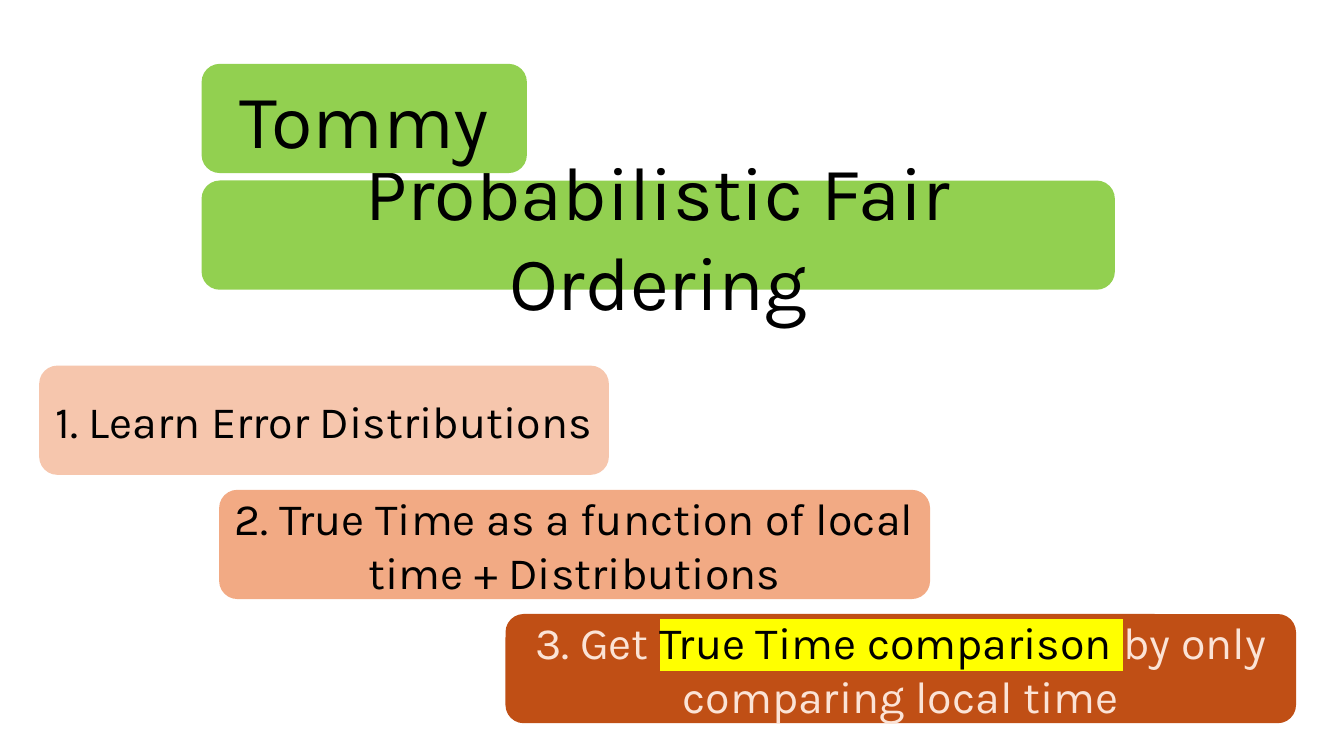
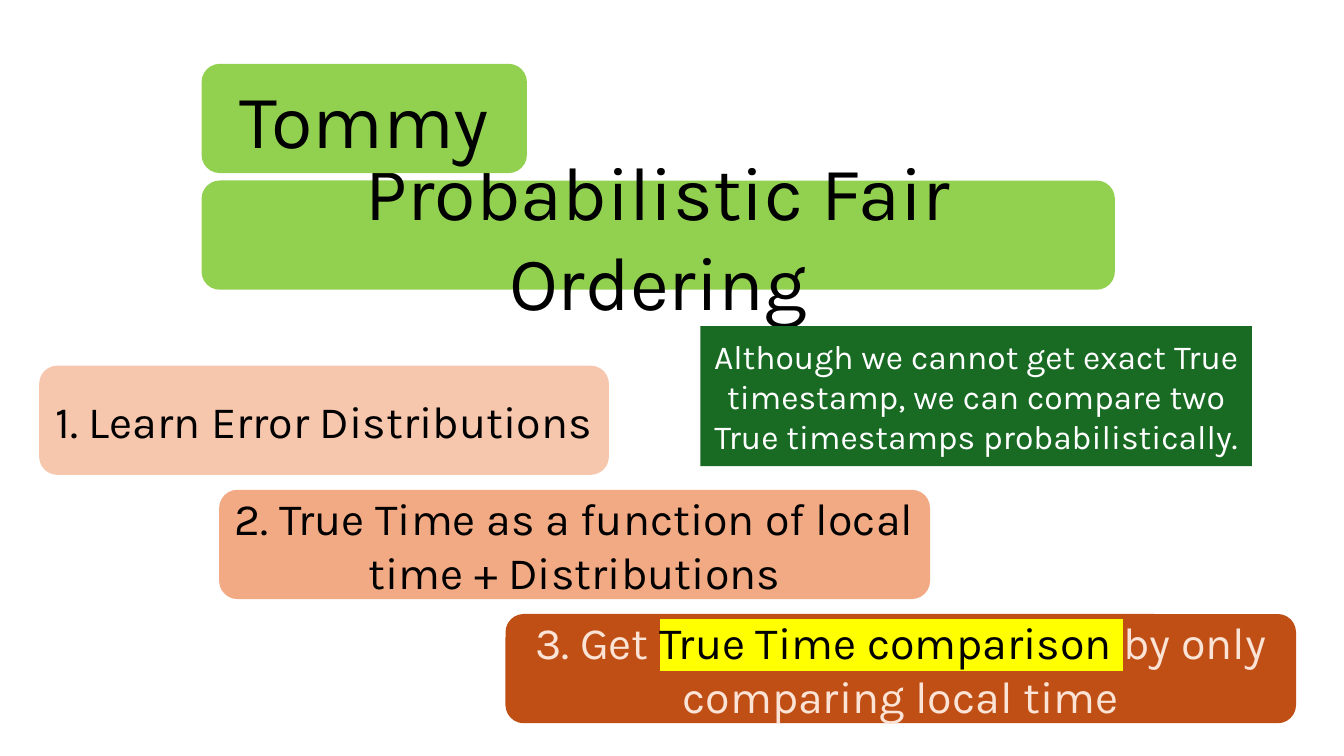
Before and after one commit to HaseebLUMS/Onyx-Presentation, a slide deck: slide 17 of tommy_hotnets_v2.pptx. Drawn at 1344x756 pixels with LibreOffice and Linux fonts; fonts in the diff are those of the drawing. Boxes give left, top, right and bottom in pixels: in the first picture for what was removed or moved away, otherwise in the second. Text is boxed around its words. In the diff, an @@ line names an element or a change of style, - is before the commit and + after.

Commit message:
updated

```diff
--- a/tommy_hotnets_v2.pptx
+++ b/tommy_hotnets_v2.pptx
@@ rectangle added at (701,327,1252,467), fill #196B24, 24 pt, text #FFFFFF @@
+Although we cannot get exact True timestamp, we can compare two True timestamps probabilistically.
```
Also in this commit, not shown: 1 other slide changed.
